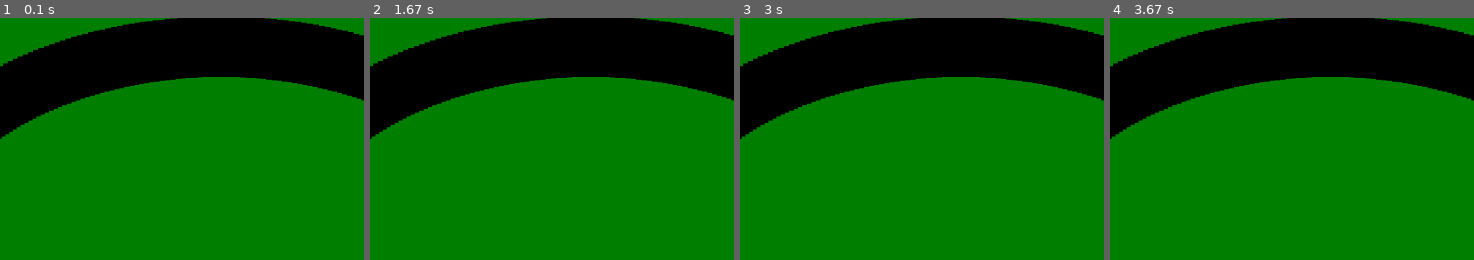
Above: before the commit, frames 1-4 (left to right).
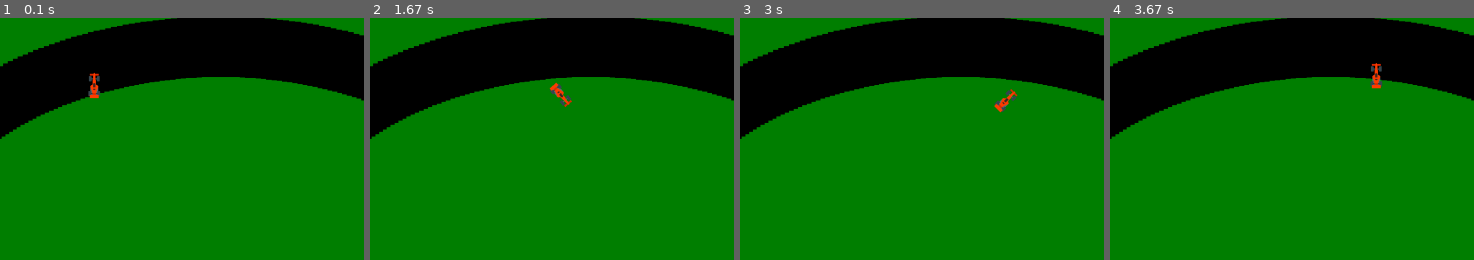
Above: after the commit, the same moments.

Repository: Vishvak365/Karting-Pros
Game: pygame game, started from main.py
Two runs of this game, one before a commit and one after it. Both use one fixed random seed, a clock stepped at 60 frames per second and the inputs below.
Inputs:
- Up to frame 1 (0.1 s): no input
- Up to frame 2 (1.67 s): hold Right 0.33-0.8 s; hold Up 0.83-1.13 s; hold Right 1.17-1.63 s
- Up to frame 3 (3 s): hold Left 1.67-2.2 s; hold Down 2.23-2.53 s; tap Space at 2.57, 2.97 s; hold Left from 2.9 s (still down)
- Up to frame 4 (3.67 s): tap Space at 3.27, 3.4 s; release Left at 3.3 s; hold Up from 3.33 s (still down)
The pictures show only the part of the screen within x 20-70%, y 0-50%; the shares and areas given below are measured in that part.

The runs differ from the first frame. In frame 1, 0.3% of the frame differs, in the area x 24-28%, y 22-34%; in frame 2, 0.3%; in frame 3, 0.3%; in frame 4, 0.3%.

Commit message:
Combined the track and car

Diff:
--- a/car.py
+++ b/car.py
@@ -5,8 +5,8 @@
 
 
 class Car(pygame.sprite.Sprite):
-    MAX_FORWARD_SPEED = 4
-    MAX_REVERSE_SPEED = 1
+    MAX_FORWARD_SPEED = 10
+    MAX_REVERSE_SPEED = 3
     ACCELERATION = 1
     TURN_SPEED = 4
 
--- a/main.py
+++ b/main.py
@@ -2,31 +2,55 @@
 import pygame
 import screen
 import track
+import time
+from car import Car
+from pygame.locals import *
+import sys
 
 
-# import Track
 def main():
     pygame.init()
     window = screen.Screen()
     display_surface = window.get_display()
     track1 = track.Track()
     white = (0, 128, 0)
+
+    clock = pygame.time.Clock()
+    t0 = time.time()
+
+    car = Car('images/f1sprite.png', (719, 144))
+    car_group = pygame.sprite.Group(car)
+
+    pad_group = track1.getPads()
+
     while True:
-        pad_group = track1.getPads()
+        # Draw the Track
         display_surface.fill(white)
         pad_group.draw(display_surface)
+
+        deltat = clock.tick(30)
         for event in pygame.event.get():
+            if not hasattr(event, 'key'):
+                continue
+            down = event.type == KEYDOWN
+            if event.key == K_RIGHT:
+                car.k_right = down * -5
+            elif event.key == K_SPACE:
+                car.speed = 0
+            elif event.key == K_LEFT:
+                car.k_left = down * 5
+            elif event.key == K_UP:
+                car.k_up = down * 2
+            elif event.key == K_DOWN:
+                car.k_down = down * -2
+            elif event.key == K_ESCAPE:
+                sys.exit(0)  # quit the game
 
-            if event.type == pygame.QUIT:
-                # deactivates the pygame library
-                pygame.quit()
-
-                # quit the program.
-                quit()
-
-            # Draws the surface object to the screen.
-            pygame.display.update()
-
+        # Update car and draw track
+        car_group.update(deltat)
+        car_group.draw(display_surface)
+        pygame.display.flip()
+        pygame.display.update()
 
 if __name__ == '__main__':
     main()
--- a/track.py
+++ b/track.py
@@ -20,10 +20,12 @@
         for r in range(4):
             for i in range(int(360)):
                 radian = math.radians(i)
-                pad_x = math.floor((math.cos(radian) * (650 + 32 * r) + center_x))
-                pad_y = math.floor((math.sin(radian) * (400 + 32 * r) + center_y))
-                print(pad_x)
-                print(pad_y)
+                pad_x = math.floor(
+                    (math.cos(radian) * (650 + 32 * r) + center_x))
+                pad_y = math.floor(
+                    (math.sin(radian) * (400 + 32 * r) + center_y))
+                # print(pad_x)
+                # print(pad_y)
                 pads.append(RoadSquares((pad_x, pad_y)))
 
         return pygame.sprite.RenderPlain(*pads)
@@ -45,8 +47,6 @@
         pass
 
 
-
-
 # for i in range(int(128)):
 #     for x in range(int(72)):
 #         x_val = 10 * i
Not shown, added: .gitignore
